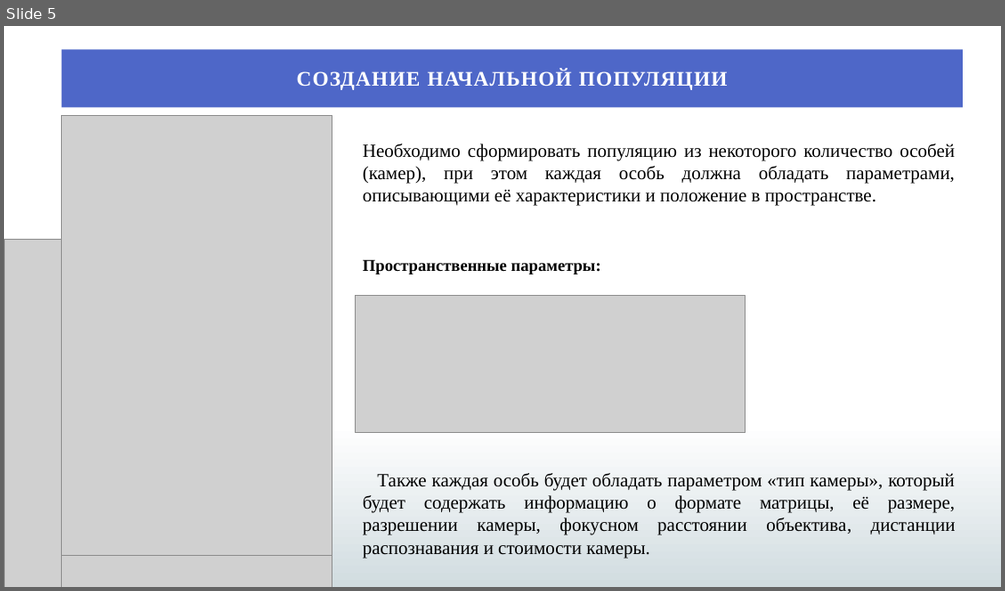
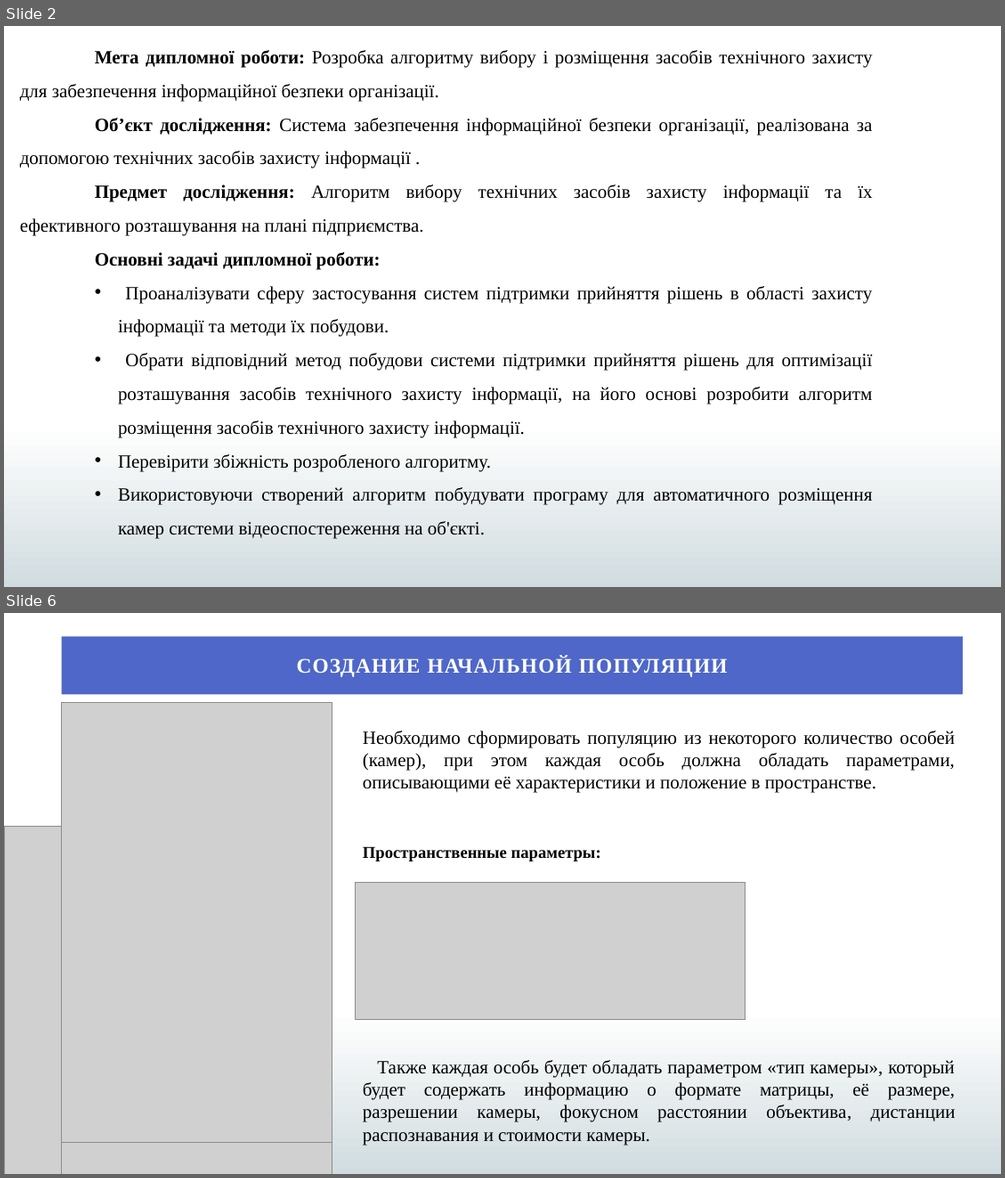
Before and after one commit to whitershade/diploma, a slide deck: Презентация.pptx. Shown one above the other, each under a label of ours: slide 5 before the commit, slides 2 and 6 after it; the slides between them are not shown. The pictures are 1005x591 and 1005x1178 pixels, drawn with LibreOffice and Linux fonts; fonts in the diff are those of the drawing; grey boxes stand for pictures. Boxes give left, top, right and bottom in pixels: in the first picture for what was removed or moved away, otherwise in the second. Text is boxed around its words. In the diff, an @@ line names an element or a change of style, - is before the commit and + after.

```diff
--- a/Презентация.pptx
+++ b/Презентация.pptx
@@ slide 2 added at bbox=[4, 26, 1001, 587], background gradient #FFFFFF to #D1DCE0 @@
@@ text added at bbox=[20, 50, 873, 539], 18 pt, text #000000 @@
+Мета дипломної роботи: Розробка алгоритму вибору і розміщення засобів технічного захисту для забезпечення інформаційної безпеки організації.
+Об’єкт дослідження: Система забезпечення інформаційної безпеки організації, реалізована за допомогою технічних засобів захисту інформації .
+Предмет дослідження: Алгоритм вибору технічних засобів захисту інформації та їх ефективного розташування на плані підприємства.
+Основні задачі дипломної роботи:
+    • Проаналізувати сферу застосування систем підтримки прийняття рішень в області захисту інформації та методи їх побудови.
+    • Обрати відповідний метод побудови системи підтримки прийняття рішень для оптимізації розташування засобів технічного захисту інформації, на його основі розробити алгоритм розміщення засобів технічного захисту інформації.
+    • Перевірити збіжність розробленого алгоритму.
+    • Використовуючи створений алгоритм побудувати програму для автоматичного розміщення камер системи відеоспостереження на об'єкті.
@@ what was slide 5 is now slide 6 @@
```
Also in this commit, not shown: 2 slides changed, 2 other slides added, 2 slides removed, 2 other files.
